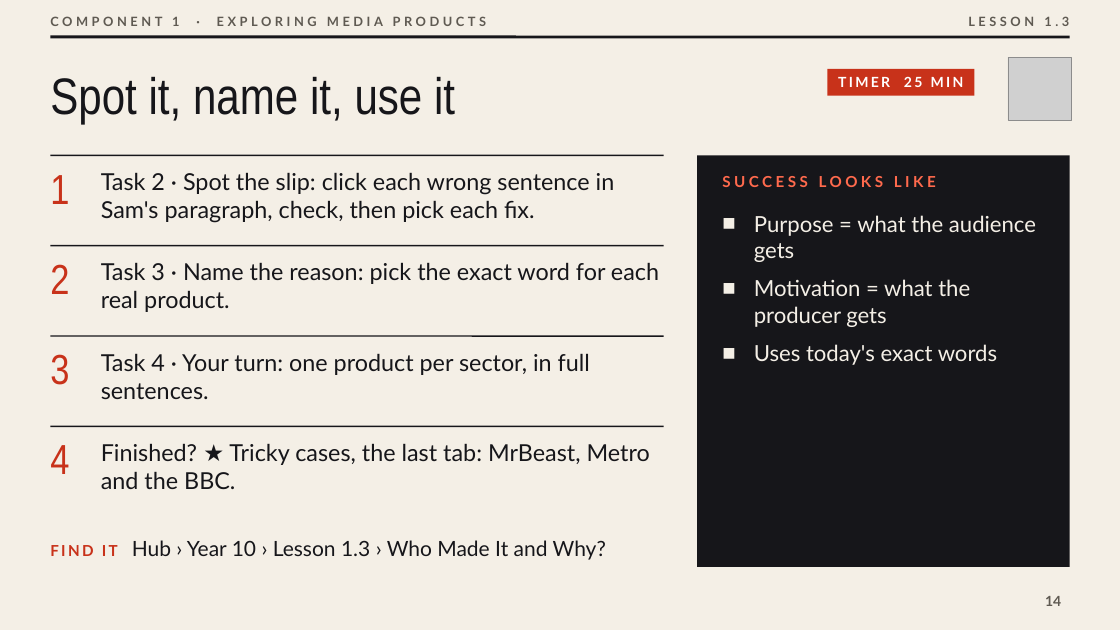
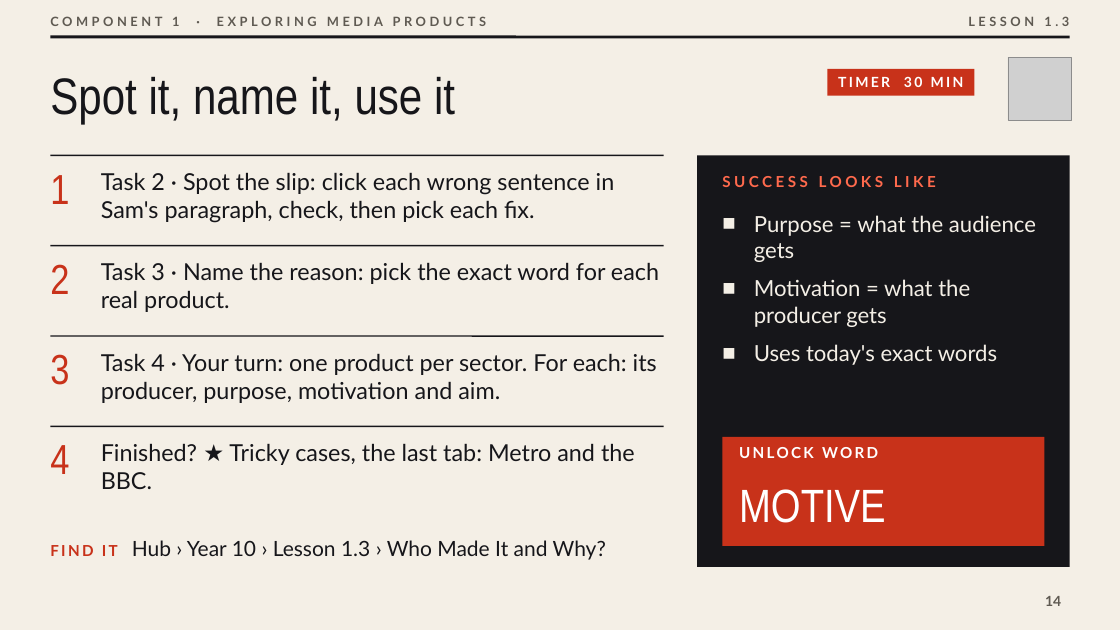
Before and after one commit to OGAComputing/interactive, a slide deck: slide 14 of _presentations/Y10_BTEC_CDM/L1.3_Who_Made_It_and_Why.pptx. Drawn at 1120x630 pixels with LibreOffice and Linux fonts; fonts in the diff are those of the drawing; grey boxes stand for pictures. Boxes give left, top, right and bottom in pixels: in the first picture for what was removed or moved away, otherwise in the second. Text is boxed around its words. In the diff, an @@ line names an element or a change of style, - is before the commit and + after.

```diff
--- a/_presentations/Y10_BTEC_CDM/L1.3_Who_Made_It_and_Why.pptx
+++ b/_presentations/Y10_BTEC_CDM/L1.3_Who_Made_It_and_Why.pptx
@@ text at <box>838,76,964,87</box>: text changed @@
-TIMER 25 MIN
+TIMER 30 MIN
@@ text at <box>101,353,657,403</box>: text changed @@
-Task 4 · Your turn: one product per sector, in full sentences.
+Task 4 · Your turn: one product per sector. For each: its producer, purpose, motivation and aim.
@@ text at <box>101,443,635,489</box>: text changed @@
-Finished? ★ Tricky cases, the last tab: MrBeast, Metro and the BBC.
+Finished? ★ Tricky cases, the last tab: Metro and the BBC.
@@ rectangle added at <box>723,437,1044,546</box>, fill #C8321A @@
@@ text added at <box>739,447,878,458</box>, 13 pt, text #FFFFFF, bold @@
+UNLOCK WORD
@@ text added at <box>739,489,886,523</box>, 40 pt, text #FFFFFF @@
+MOTIVE
```
Also in this commit, not shown: 1 other slide changed, 24 other files.
